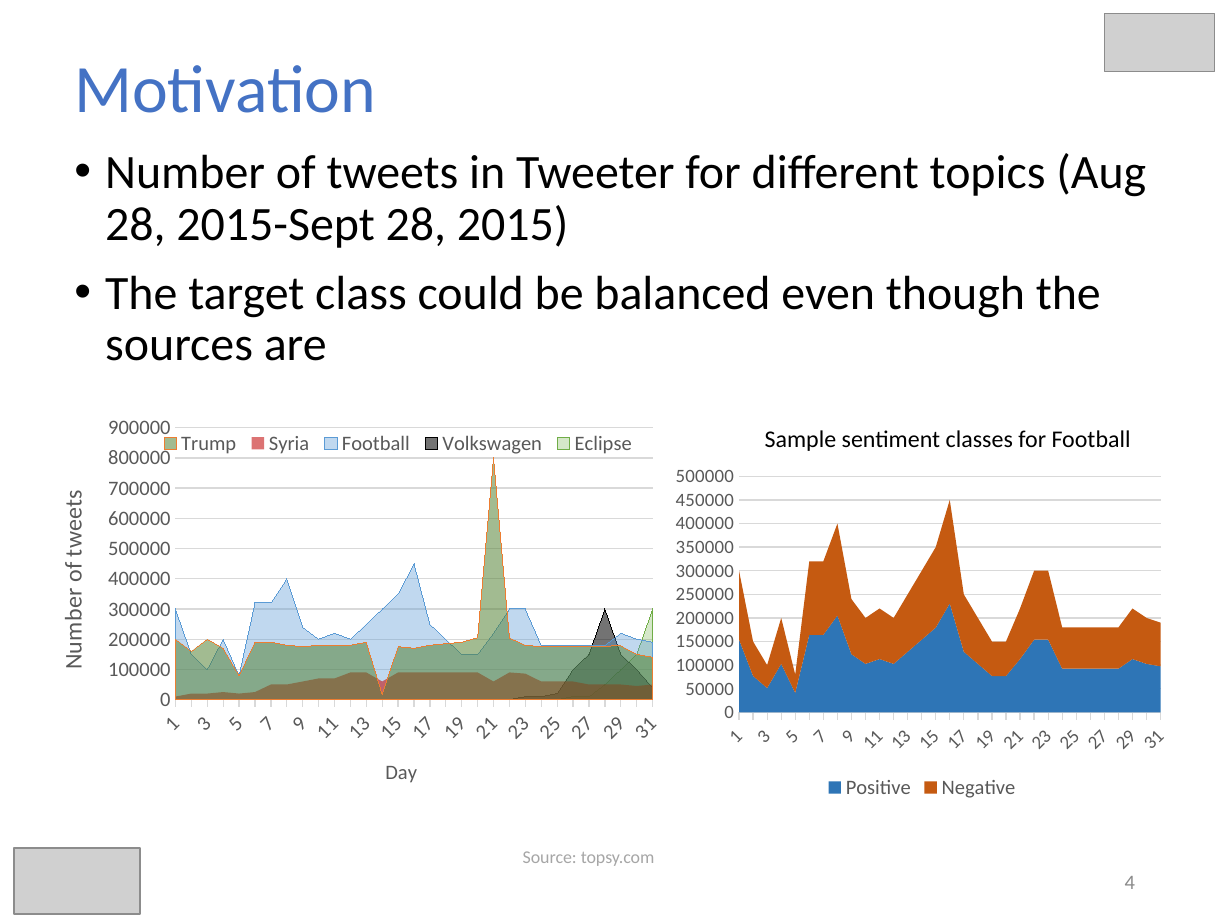
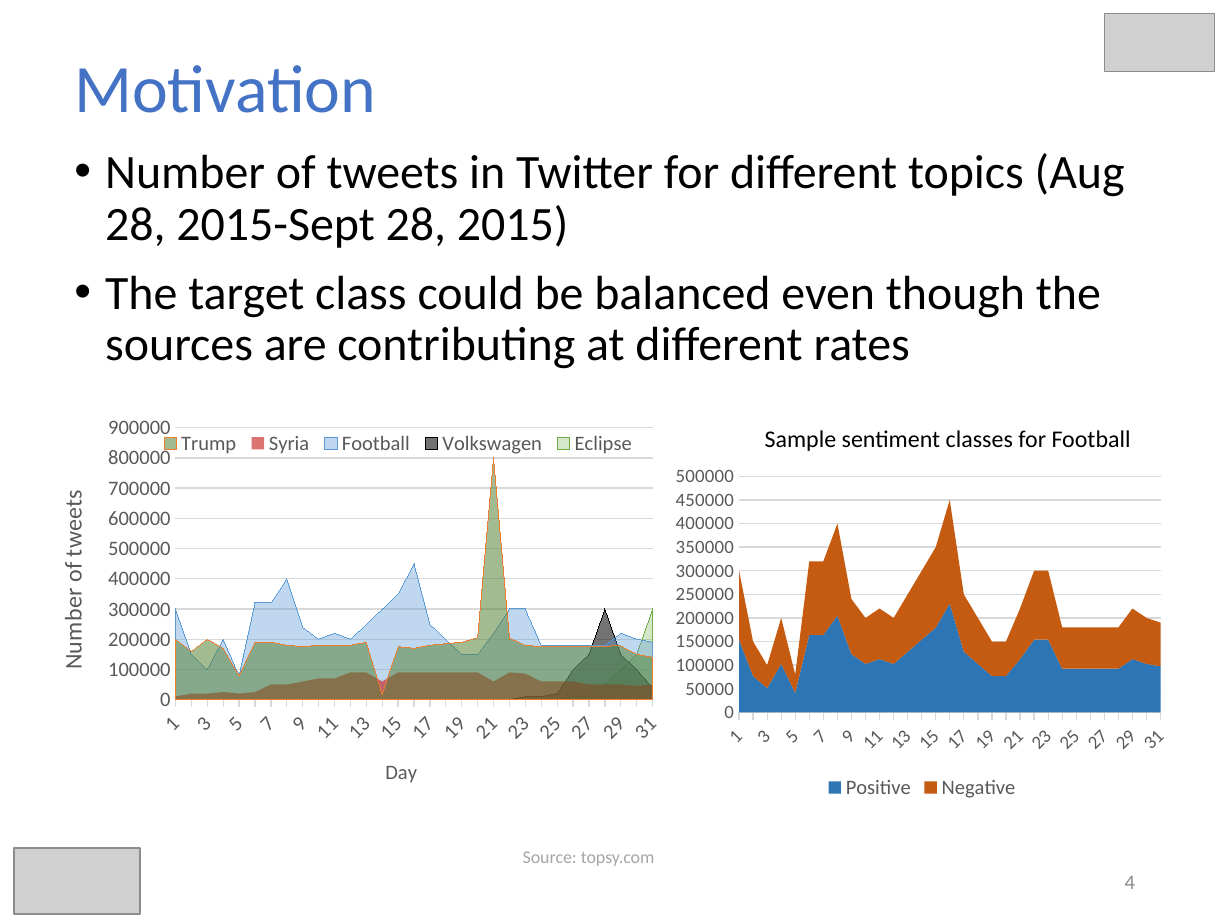
Before and after one commit to hmsgit/minestream, a slide deck: slide 4 of presentation/thesis.pptx. Drawn at 1232x924 pixels with LibreOffice and Linux fonts; fonts in the diff are those of the drawing; grey boxes stand for pictures. Boxes give left, top, right and bottom in pixels: in the first picture for what was removed or moved away, otherwise in the second. Text is boxed around its words. In the diff, an @@ line names an element or a change of style, - is before the commit and + after.

```diff
--- a/presentation/thesis.pptx
+++ b/presentation/thesis.pptx
@@ text at [105,153,1125,369]: text changed @@
-• Number of tweets in Tweeter for different topics (Aug 28, 2015-Sept 28, 2015)
-• The target class could be balanced even though the sources are
+• Number of tweets in Twitter for different topics (Aug 28, 2015-Sept 28, 2015)
+• The target class could be balanced even though the sources are contributing at different rates
```
Also in this commit, not shown: 18 other slides changed, 2 slides added.
